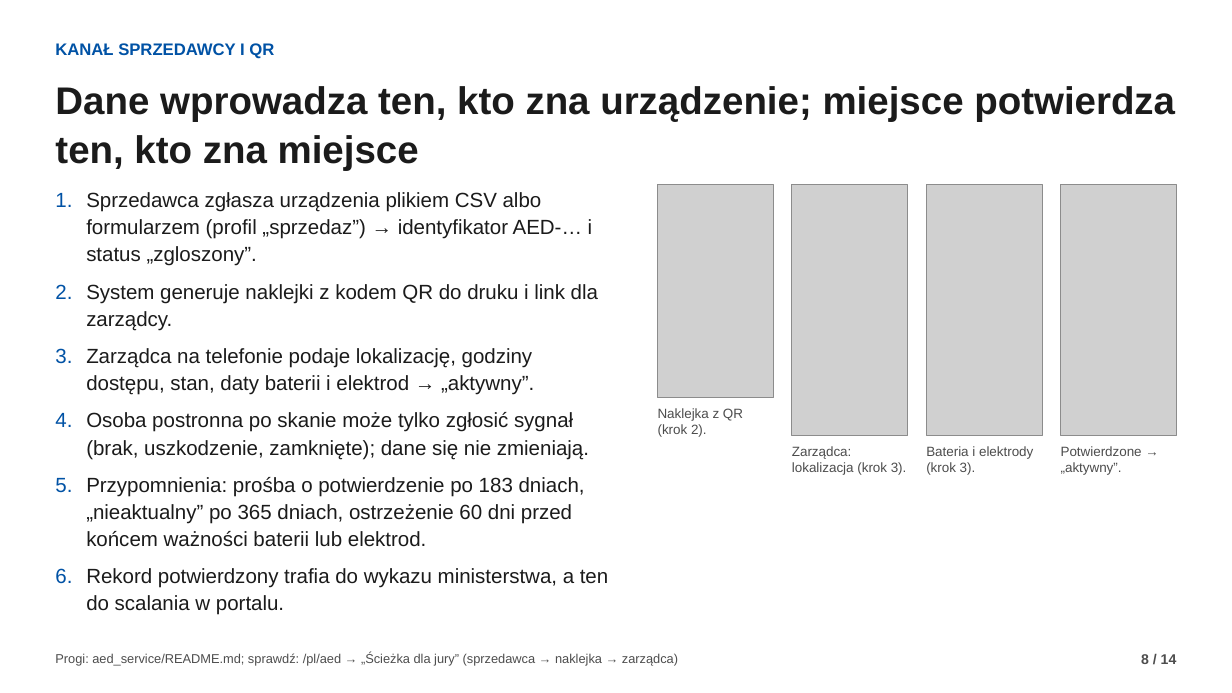
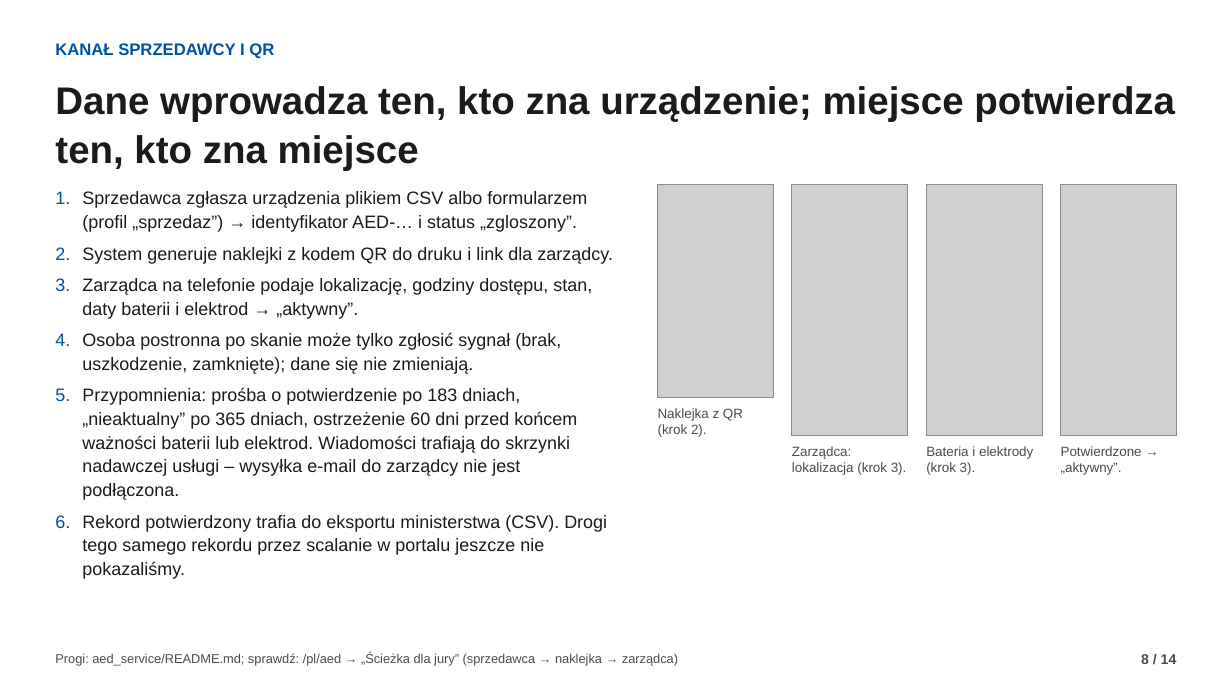
Before and after one commit to fidok15/AED, a slide deck: slide 8 of docs/prezentacja/misja-aed.pptx. Drawn at 1232x693 pixels with LibreOffice and Linux fonts; fonts in the diff are those of the drawing; grey boxes stand for pictures. Boxes give left, top, right and bottom in pixels: in the first picture for what was removed or moved away, otherwise in the second. Text is boxed around its words. In the diff, an @@ line names an element or a change of style, - is before the commit and + after.

Commit message:
docs: documents say only what was run - fixes after the Codex juror evaluation
- overclaims removed (daily merge, public address, reminders by e-mail, one-minute confirmation)
- one deployment status, slide count and presentation path everywhere; harvester 1.14 state
- TODO rewritten: for the agent, for people, campaign, decisions; decisions of 22.11 recorded in CLAUDE.md
- Codex evaluation reports in docs/ewaluacja-codex/; dictionary sheet render for the deck

```diff
--- a/docs/prezentacja/misja-aed.pptx
+++ b/docs/prezentacja/misja-aed.pptx
@@ text at <box>82,191,613,374</box>: size 16 to 14 pt in "Sprzedawca zgłasza urządzenia plikiem CSV albo formularzem ...", "System generuje naklejki z kodem QR do ...", "Zarządca na telefonie podaje lokalizację, godziny dostępu, ...", "Osoba postronna po skanie może tylko zgłosić ..."; indent changed; less space between paragraphs @@
@@ text at <box>82,387,607,579</box>: text changed; size 16 to 14 pt @@
-5. Przypomnienia: prośba o potwierdzenie po 183 dniach, „nieaktualny” po 365 dniach, ostrzeżenie 60 dni przed końcem ważności baterii lub elektrod.
-6. Rekord potwierdzony trafia do wykazu ministerstwa, a ten do scalania w portalu.
+5. Przypomnienia: prośba o potwierdzenie po 183 dniach, „nieaktualny” po 365 dniach, ostrzeżenie 60 dni przed końcem ważności baterii lub elektrod. Wiadomości trafiają do skrzynki nadawczej usługi – wysyłka e-mail do zarządcy nie jest podłączona.
+6. Rekord potwierdzony trafia do eksportu ministerstwa (CSV). Drogi tego samego rekordu przez scalanie w portalu jeszcze nie pokazaliśmy.
```
Also in this commit, not shown: 10 other slides changed, 14 other files.
